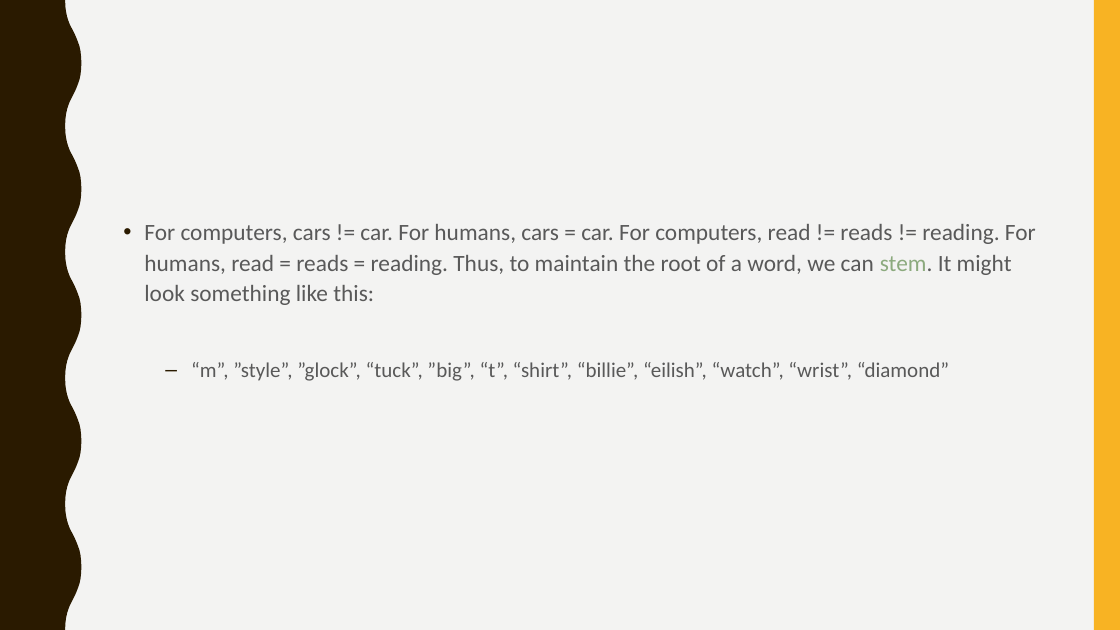
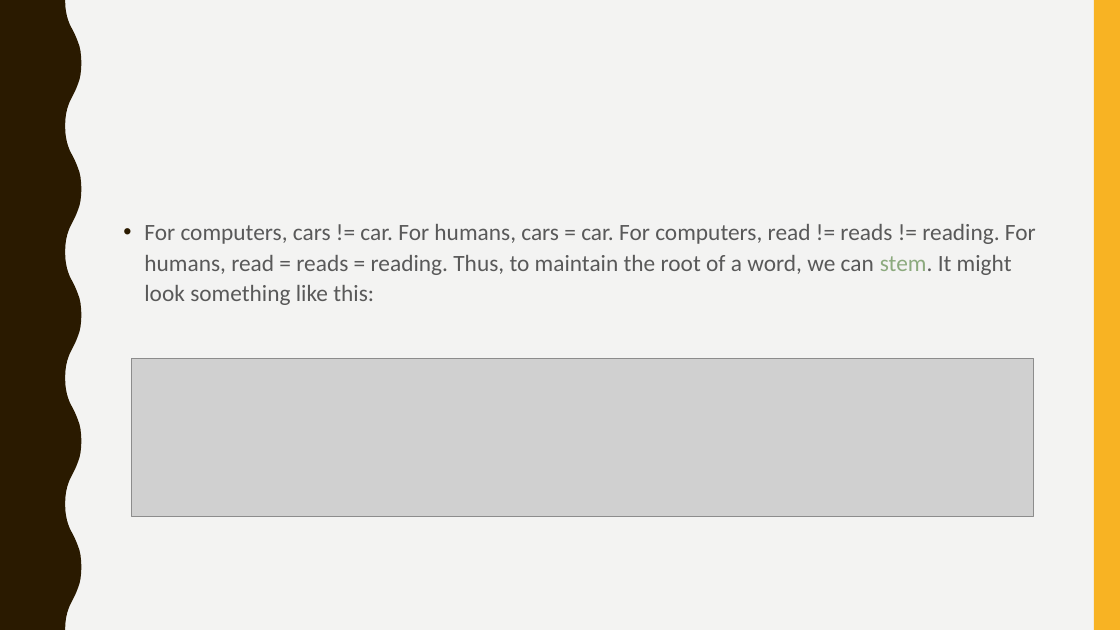
Before and after one commit to svallejovera/cta_updated, a slide deck: slide 17 of slides/3 Tokenization and Word Frequency.pptx (slide 18 before the commit). Drawn at 1120x630 pixels with LibreOffice and Linux fonts; fonts in the diff are those of the drawing; grey boxes stand for pictures. Boxes give left, top, right and bottom in pixels: in the first picture for what was removed or moved away, otherwise in the second. Text is boxed around its words. In the diff, an @@ line names an element or a change of style, - is before the commit and + after.

```diff
--- a/slides/3 Tokenization and Word Frequency.pptx
+++ b/slides/3 Tokenization and Word Frequency.pptx
@@ picture added at <box>131,358,1034,516</box> @@
@@ text at <box>191,362,949,381</box>: paragraph removed @@
-  – “m”, ”style”, ”glock”, “tuck”, ”big”, “t”, “shirt”, “billie”, “eilish”, “watch”, “wrist”, “diamond”
```
Also in this commit, not shown: 6 other slides changed, 1 slide added, 1 slide removed, 1 other file.
